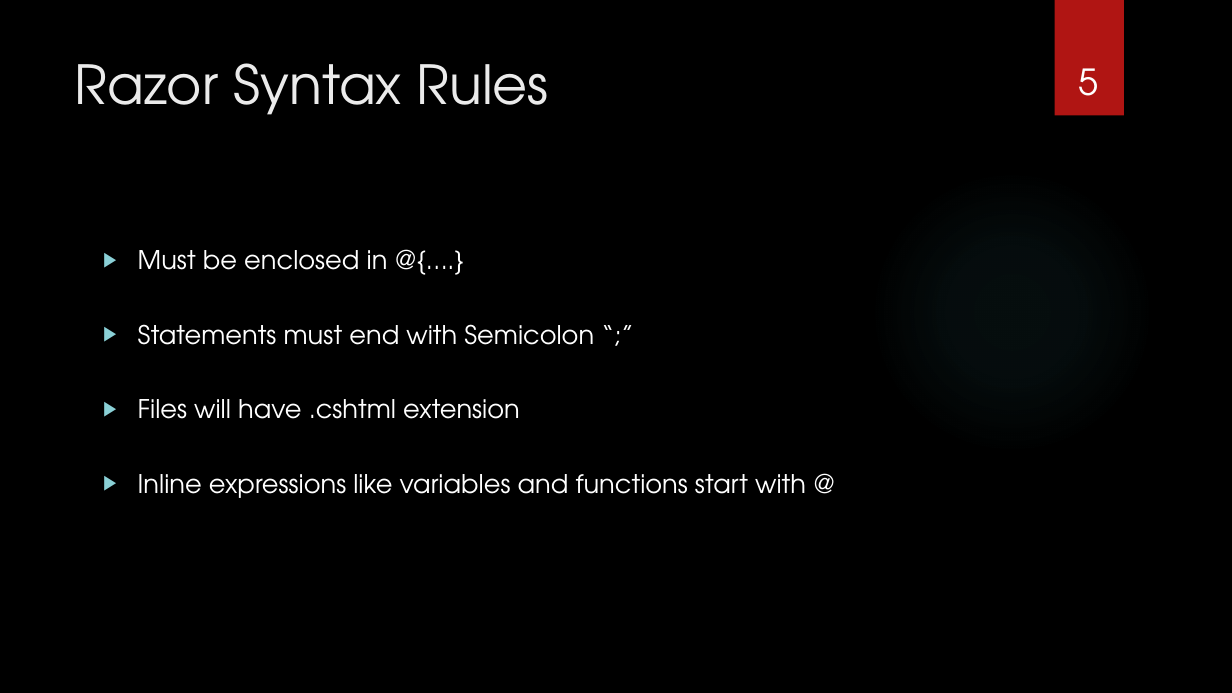
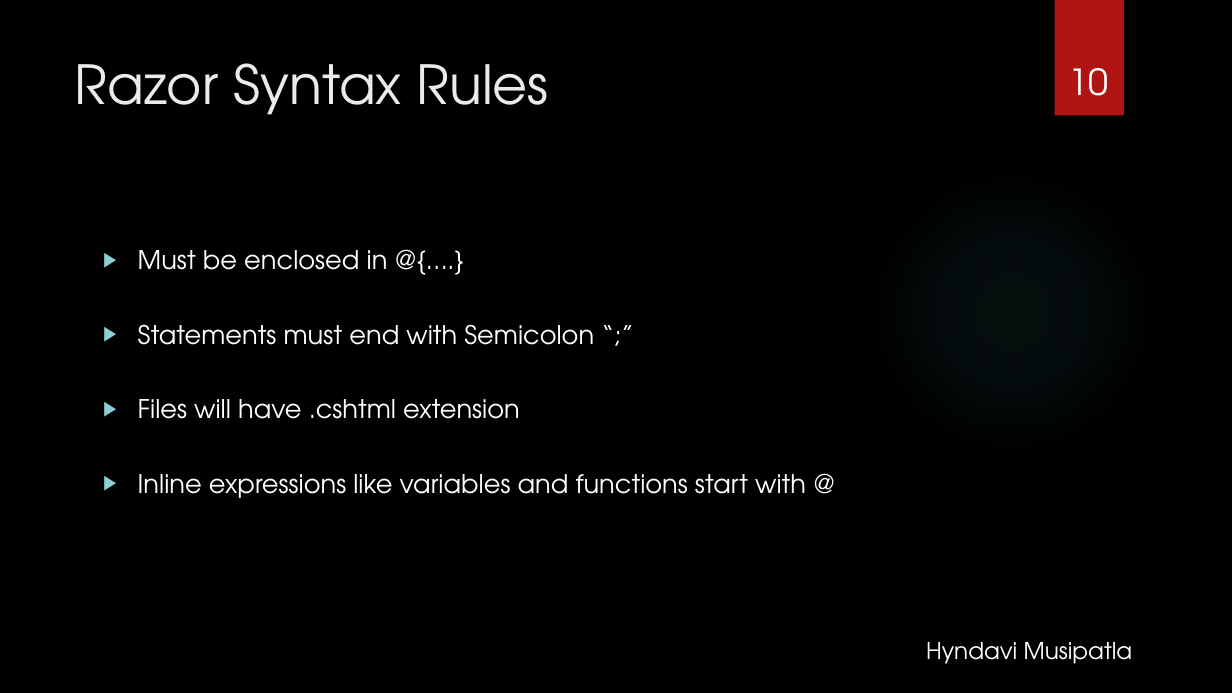
Before and after one commit to bharadwaj0211/RazorDemo, a slide deck: slide 10 of Razor_UX.pptx (slide 5 before the commit). Drawn at 1232x693 pixels with LibreOffice and Linux fonts; fonts in the diff are those of the drawing; background and template pictures are left out. Boxes give left, top, right and bottom in pixels: in the first picture for what was removed or moved away, otherwise in the second. Text is boxed around its words. In the diff, an @@ line names an element or a change of style, - is before the commit and + after.

Commit message:
ppt changes

```diff
--- a/Razor_UX.pptx
+++ b/Razor_UX.pptx
@@ page number at (1069, 68, 1109, 96): text changed @@
-5
+10
@@ text added at (926, 642, 1133, 664), 18 pt, text #FFFFFF @@
+Hyndavi Musipatla
```
Also in this commit, not shown: 13 other slides changed, 1 slide added, 1 slide removed.
